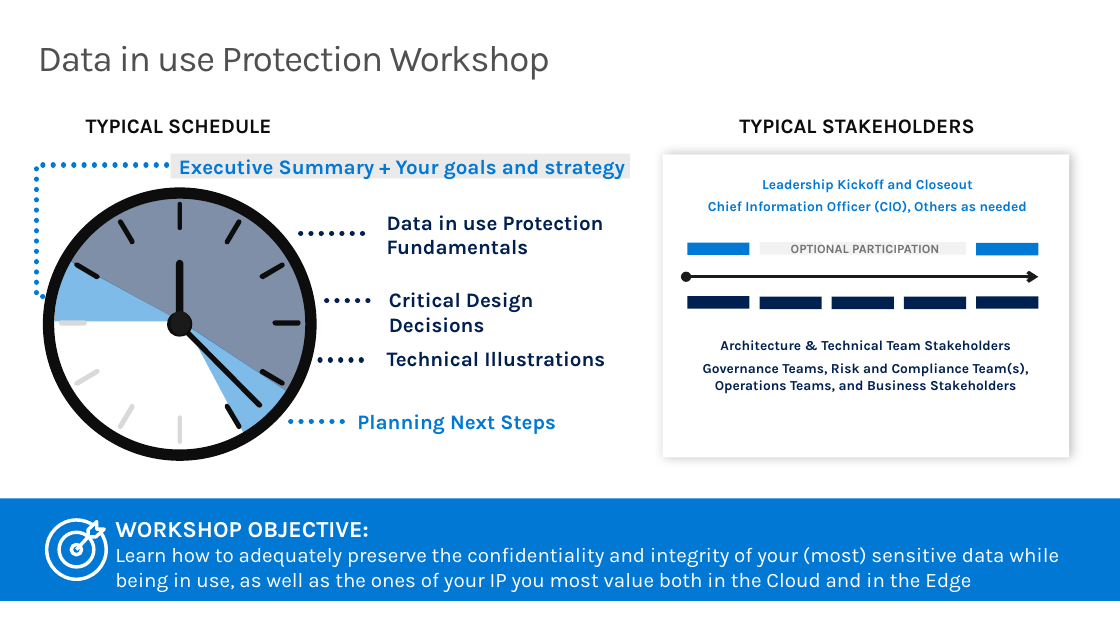
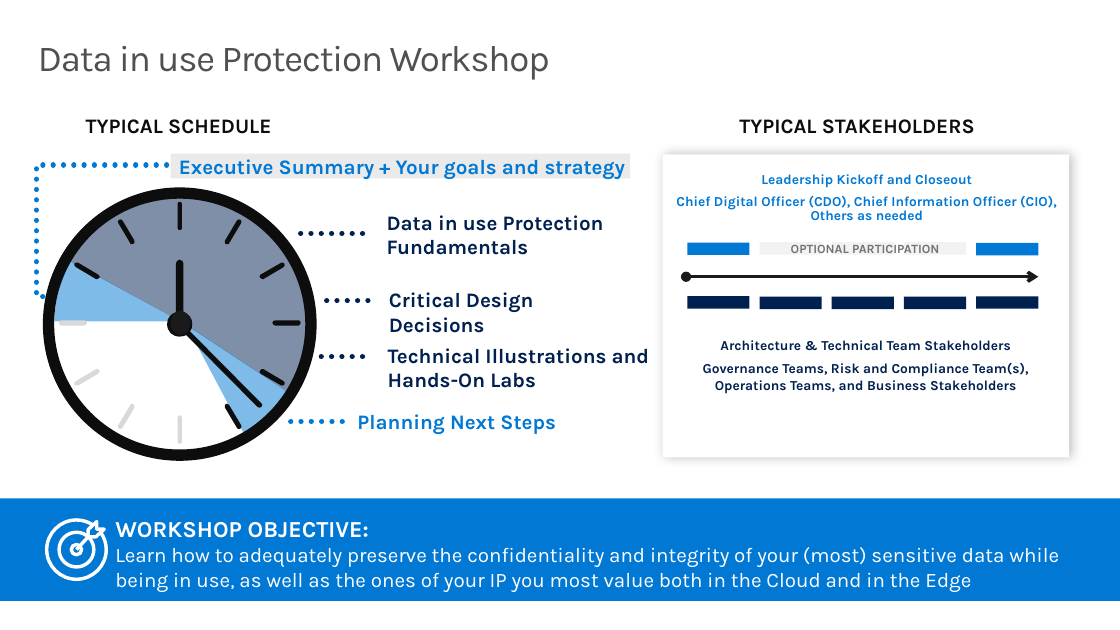
Before and after one commit to microsoft/data-in-use-protection-workshop, a slide deck: slide 2 of decks/Data in use Protection Compass - Introduction.pptx. Drawn at 1120x630 pixels with LibreOffice and Linux fonts; fonts in the diff are those of the drawing. Boxes give left, top, right and bottom in pixels: in the first picture for what was removed or moved away, otherwise in the second. Text is boxed around its words. In the diff, an @@ line names an element or a change of style, - is before the commit and + after.

Commit message:
License mentions update
License mentions update in the decks and hands-on lab files

```diff
--- a/decks/Data in use Protection Compass - Introduction.pptx
+++ b/decks/Data in use Protection Compass - Introduction.pptx
@@ text at <box>676,196,1057,221</box>: text changed @@
-  Chief Information Officer (CIO), Others as needed
+  Chief Digital Officer (CDO), Chief Information Officer (CIO), Others as needed
@@ line moved from (320, 360) - (371, 360) to (321, 357) - (372, 357) @@
@@ text at <box>388,348,649,388</box>: text changed @@
-Technical Illustrations
+Technical Illustrations and Hands-On Labs
```
Also in this commit, not shown: 3 other slides changed, 1 slide added, 15 other files.
